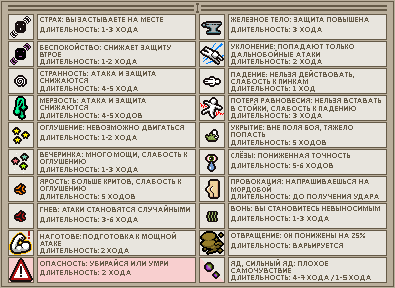
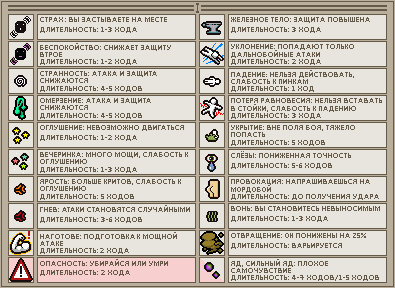
Before/after of a 395 x 288 layered artwork. What changed in the layer stack:
painted on "Второй" over [40, 17, 382, 281]
